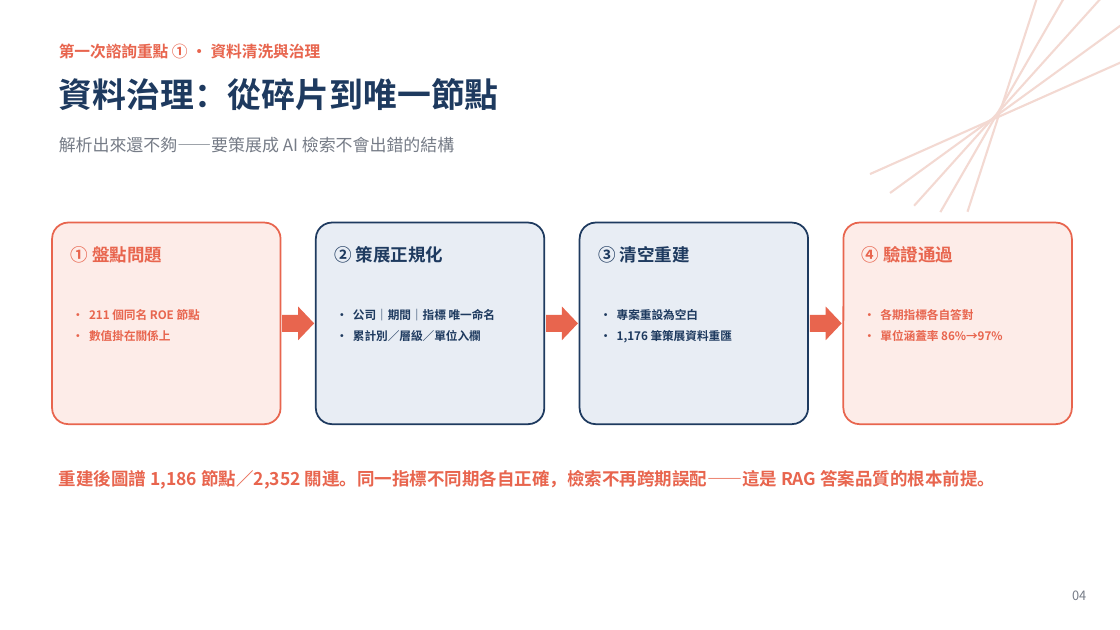
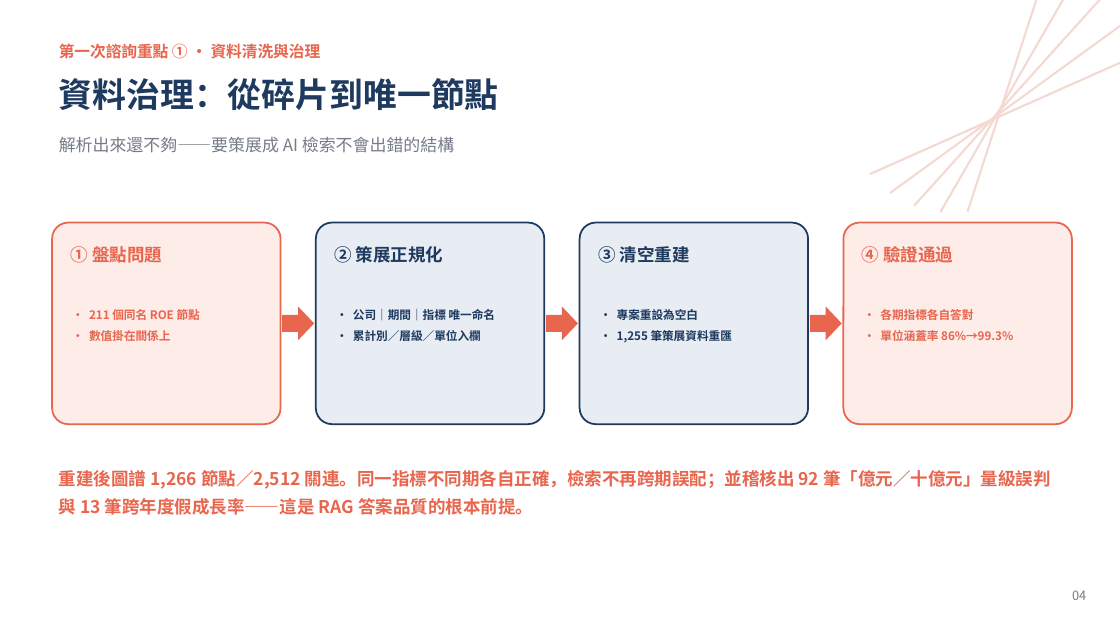
Before and after one commit to WangChiaChen/hybrid-rag-project, a slide deck: slide 4 of 顧問簡報_升級版.pptx. Drawn at 1120x630 pixels with LibreOffice and Linux fonts; fonts in the diff are those of the drawing. Boxes give left, top, right and bottom in pixels: in the first picture for what was removed or moved away, otherwise in the second. Text is boxed around its words. In the diff, an @@ line names an element or a change of style, - is before the commit and + after.

```diff
--- a/顧問簡報_升級版.pptx
+++ b/顧問簡報_升級版.pptx
@@ text at (617, 328, 732, 344): text changed @@
-· 1,176 筆策展資料重匯
+· 1,255 筆策展資料重匯
@@ text at (880, 330, 1013, 341): text changed @@
-· 單位涵蓋率 86%→97%
+· 單位涵蓋率 86%→99.3%
@@ text at (59, 467, 1050, 515): text changed @@
-重建後圖譜 1,186 節點／2,352 關連。同一指標不同期各自正確，檢索不再跨期誤配——這是 RAG 答案品質的根本前提。
+重建後圖譜 1,266 節點／2,512 關連。同一指標不同期各自正確，檢索不再跨期誤配；並稽核出 92 筆「億元／十億元」量級誤判與 13 筆跨年度假成長率——這是 RAG 答案品質的根本前提。
```
Also in this commit, not shown: 2 other slides changed, 1 other file.
